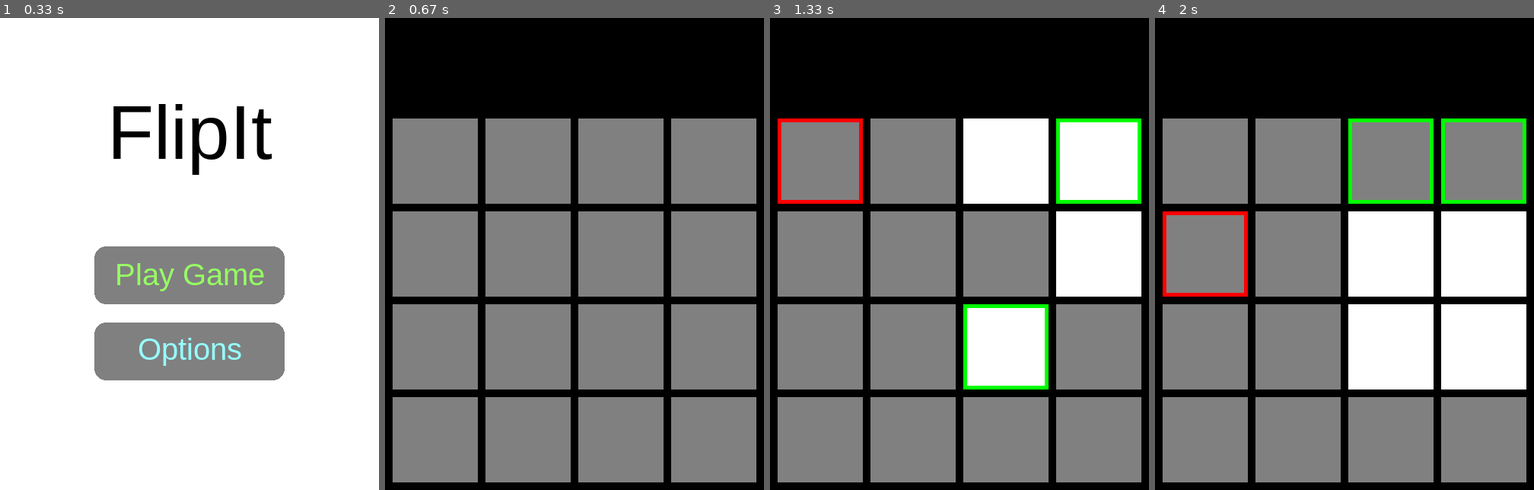
Above: before the commit, frames 1-4 (left to right).
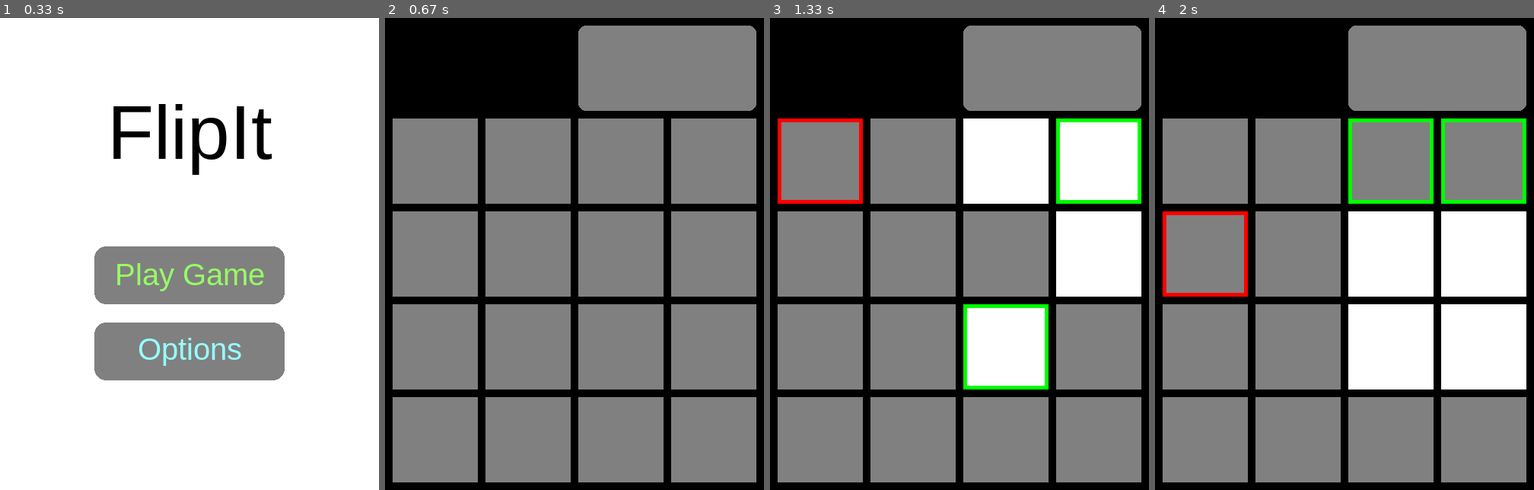
Above: after the commit, the same moments.

Repository: 03kkim/FlipIt
Game: pygame game, started from main.py
Two runs of this game, one before a commit and one after it. Both use one fixed random seed, a clock stepped at 60 frames per second and the inputs below.
Inputs (mouse positions are in pixels of both pictures, inside the frame that each line leads up to):
- Up to frame 1 (0.33 s): no input
- Up to frame 2 (0.67 s): click (574, 254) at 0.38 s
- Up to frame 3 (1.33 s): click (997, 357) at 0.72 s; click (842, 183) at 1.05 s
- Up to frame 4 (2 s): click (1484, 419) at 1.38 s; click (1208, 239) at 1.72 s

Frame 1 is identical in both runs. In frame 2, 8.5% of the frame differs, in the area x 51-98%, y 1-20%; in frame 3, 8.5%; in frame 4, 8.5%.

Commit message:
Add timer box and make size reshapable with offset var

Diff:
--- a/main.py
+++ b/main.py
@@ -4,6 +4,7 @@
 pygame.init()
 
 # Set the width and height of the screen [width, height]
+global size
 size = (498, 620)
 screen = pygame.display.set_mode(size)
 
@@ -47,8 +48,18 @@
     height = 112
     margin = 10
 
+    offset = size[1] - 498
+
+    # Used in loop
     done = False
     last_highlighted = []
+
+    # Stopwatch Setup
+    minutes = 0
+    seconds = 0
+    frames = 0
+    oldsecond = 0
+
     # -------- Main Program Loop -----------
     while not done:
         # --- Main event loop
@@ -61,11 +72,12 @@
                 pos = pygame.mouse.get_pos()
                 # Change the x/y screen coordinates to grid coordinates
                 column = pos[0] // (width + margin)
-                row = (pos[1] - 122) // (width + margin)
+                row = (pos[1] - offset) // (width + margin)
                 # Set that location to one
                 board.switch(board.coords_to_id(row, column))
                 print("Click ", pos, "Grid coordinates: ", row, column)
                 grid = board.return_grid()
+
 
         # --- Game logic should go here
         for square in object_grid:
@@ -73,7 +85,7 @@
                 pos = pygame.mouse.get_pos()
                 # Change the x/y screen coordinates to grid coordinates
                 column = pos[0] // (width + margin)
-                row = (pos[1] - 122) // (width + margin)
+                row = (pos[1] - offset) // (width + margin)
                 currently_highlighted = [row, column]
                 if currently_highlighted != last_highlighted:
                     last_highlighted = currently_highlighted
@@ -98,23 +110,35 @@
 
 
         # --- Drawing code should go here
+        pygame.draw.rect(screen, GRAY, (10 + 2 * (10 + 112), 10, width * 2 + 10, height), border_radius=10)
         for row in range(4):
             for column in range(4):
                 color = GRAY
                 if grid[row][column] == 1:
                     color = WHITE
-                rect1 = pygame.draw.rect(screen, color, (margin + column * (margin + width), (margin + row * (margin + height)) + 122, width, height))
+                rect1 = pygame.draw.rect(screen, color, (margin + column * (margin + width), (margin + row * (margin + height)) + offset, width, height))
 
                 # Adds to the object grid used to detect mouseovers
                 if len(object_grid) < 16:
                     object_grid.append(rect1)
 
                 if board.is_highlighted[board.coords_to_id(row, column)] == 2:
-                    pygame.draw.rect(screen, highlight1, (margin + column * (margin + width), (margin + row * (margin + height) + 122), width, height), 5)
+                    pygame.draw.rect(screen, highlight1, (margin + column * (margin + width), (margin + row * (margin + height) + offset), width, height), 5)
                 if board.is_highlighted[board.coords_to_id(row, column)] == 3:
-                    pygame.draw.rect(screen, highlight2, (margin + column * (margin + width), (margin + row * (margin + height) + 122), width, height), 5)
+                    pygame.draw.rect(screen, highlight2, (margin + column * (margin + width), (margin + row * (margin + height) + offset), width, height), 5)
         # --- Go ahead and update the screen with what we've drawn.
         pygame.display.flip()
+
+        #Stopwatch functionality
+        if (frames == 59):
+            frames = 0
+            if (seconds == 59):
+                seconds = 0
+                minutes += 1
+            else:
+                seconds += 1
+        else:
+            frames += 1
 
         # --- Limit to 60 frames per second
         clock.tick(60)
